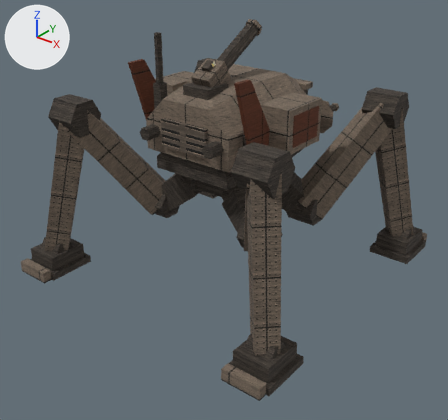
The glTF model art/models/funnel_web.glb, before and after one commit.
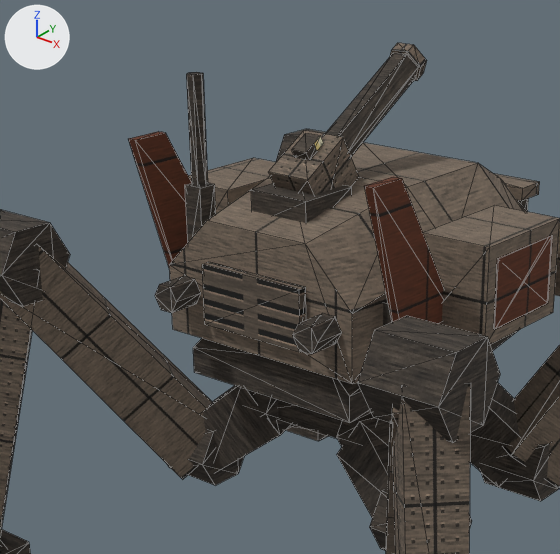
Each version is shown whole from a camera (50 mm lens) standing at (124.0, -159.9, 117.3) and looking at (3.3, -9.1, 23.8), then close up on the part from 16% to 72% of the width and 0% to 59% of the height. Lighting does not change. The marker at upper left points along +X, +Y and +Z. The first two pictures are the older version. The close-ups show mesh edges as thin lines. Where no turn or scale is listed for an object, it has been applied to the vertices. Vertices at exactly the same position are counted once.

The older version as bpy lines, for what is in view:
```python
me_fin = bpy.data.meshes.new('fin')
me_fin.from_pydata(...)  # 8 vertices, 12 faces; spans x -21.8..-20.4, y -26.0..-7.0, z 52.0..74.0
me_fin.materials.append(mat_livery_livery2)  # picture img_livery2
me_fin_001 = bpy.data.meshes.new('fin.001')
me_fin_001.from_pydata(...)  # 8 vertices, 12 faces; spans x 20.4..21.8, y -26.0..-7.0, z 52.0..74.0
me_fin_001.materials.append(mat_livery_livery2)  # picture img_livery2
me_lower_hull = bpy.data.meshes.new('lower_hull')
me_lower_hull.from_pydata(...)  # 24 vertices, 44 faces; spans x -16.0..16.0, y -22.0..30.0, z 39.0..52.0
me_lower_hull.materials.append(mat_steel_dark)  # picture img_dark
ob_fin = bpy.data.objects.new('fin', me_fin)
ob_fin.location = (0.0, 0.0, 0.0)
ob_fin_001 = bpy.data.objects.new('fin.001', me_fin_001)
ob_fin_001.location = (0.0, 0.0, 0.0)
ob_lower_hull = bpy.data.objects.new('lower_hull', me_lower_hull)
ob_lower_hull.location = (0.0, 0.0, 0.0)
# also in view: 'exhaust_stub.001' at (13.0, -26.5, 53.0); 'antenna' at (-14.0, -20.0, 75.0); 'upper_hull' at (0.0, 1.0, 56.0); 'hip_pin.002' at (-22.0, -14.0, 22.0); 'exhaust_grille' at (0.0, -24.6, 53.5)
```
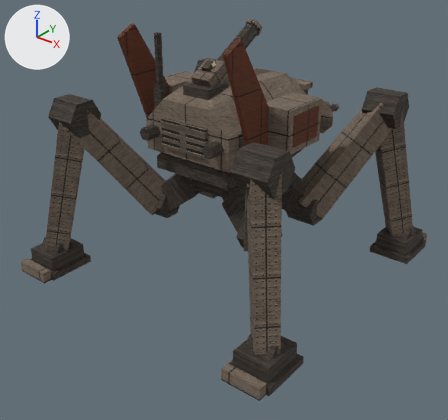
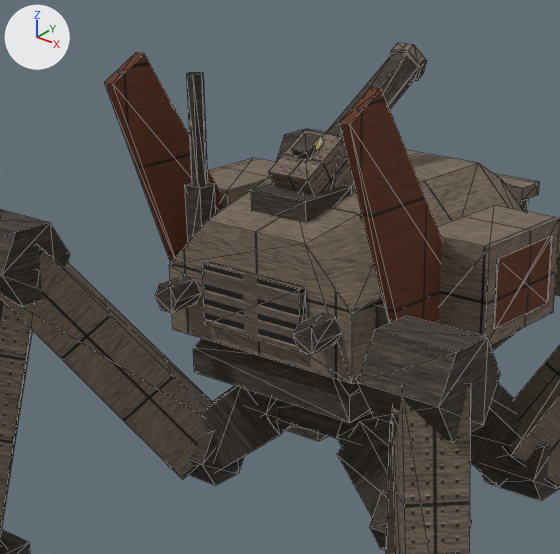
The change, as a diff of the scene's bpy script:
```diff
--- a/art/models/funnel_web.glb.py
+++ b/art/models/funnel_web.glb.py
@@ me_fin @@
 # used by ob_fin; location = (0.0, 0.0, 0.0)
-me_fin.from_pydata(...)  # 8 vertices, 12 faces; spans x -21.8..-20.4, y -26.0..-7.0, z 52.0..74.0
-me_fin.vertices[0].co = (-20.4, -7.0, 52.0)
-me_fin.vertices[1].co = (-20.4, -19.0, 52.0)
-me_fin.vertices[2].co = (-20.4, -26.0, 74.0)  # pixel (135, 140)
-me_fin.vertices[3].co = (-20.4, -20.0, 74.0)  # pixel (165, 132)
-me_fin.vertices[4].co = (-21.8, -7.0, 52.0)
-me_fin.vertices[5].co = (-21.8, -19.0, 52.0)
-me_fin.vertices[6].co = (-21.8, -26.0, 74.0)  # pixel (128, 138)
-me_fin.vertices[7].co = (-21.8, -20.0, 74.0)  # pixel (158, 131)
+me_fin.from_pydata(...)  # 8 vertices, 12 faces; spans x -21.3..-19.7, y -30.1..-2.5, z 52.0..85.6
+# me_fin part 1
+me_fin.vertices[0].co = (-19.7, -2.5, 52.0)
+me_fin.vertices[1].co = (-19.7, -18.7, 52.0)
+me_fin.vertices[2].co = (-19.7, -30.1, 82.4)  # pixel (112, 83)
+me_fin.vertices[3].co = (-19.7, -23.9, 85.6)  # pixel (144, 53)
+me_fin.vertices[4].co = (-21.3, -2.5, 52.0)
+me_fin.vertices[5].co = (-21.3, -18.7, 52.0)
+me_fin.vertices[6].co = (-21.3, -30.1, 82.4)  # pixel (104, 82)
+me_fin.vertices[7].co = (-21.3, -23.9, 85.6)  # pixel (136, 52)
 me_fin.materials.append(mat_livery_livery2)
@@ me_fin_001 @@
 # used by ob_fin_001; location = (0.0, 0.0, 0.0)
-me_fin_001.from_pydata(...)  # 8 vertices, 12 faces; spans x 20.4..21.8, y -26.0..-7.0, z 52.0..74.0
-me_fin_001.vertices[0].co = (20.4, -7.0, 52.0)
-me_fin_001.vertices[1].co = (20.4, -19.0, 52.0)
-me_fin_001.vertices[2].co = (20.4, -26.0, 74.0)  # pixel (364, 185)
-me_fin_001.vertices[3].co = (20.4, -20.0, 74.0)  # pixel (393, 176)
-me_fin_001.vertices[4].co = (21.8, -7.0, 52.0)
-me_fin_001.vertices[5].co = (21.8, -19.0, 52.0)
-me_fin_001.vertices[6].co = (21.8, -26.0, 74.0)  # pixel (373, 187)
-me_fin_001.vertices[7].co = (21.8, -20.0, 74.0)  # pixel (402, 178)
+me_fin_001.from_pydata(...)  # 8 vertices, 12 faces; spans x 19.7..21.3, y -30.1..-2.5, z 52.0..85.6
+# me_fin_001 part 2
+me_fin_001.vertices[0].co = (19.7, -2.5, 52.0)
+me_fin_001.vertices[1].co = (19.7, -18.7, 52.0)
+me_fin_001.vertices[2].co = (19.7, -30.1, 82.4)  # pixel (339, 122)
+me_fin_001.vertices[3].co = (19.7, -23.9, 85.6)  # pixel (370, 87)
+me_fin_001.vertices[4].co = (21.3, -2.5, 52.0)
+me_fin_001.vertices[5].co = (21.3, -18.7, 52.0)
+me_fin_001.vertices[6].co = (21.3, -30.1, 82.4)  # pixel (349, 124)
+me_fin_001.vertices[7].co = (21.3, -23.9, 85.6)  # pixel (381, 88)
 me_fin_001.materials.append(mat_livery_livery2)
```

Pixel boxes [x1, y1, x2, y2] of what changed, in the close-ups (560 x 554 px):
'fin.001', reshaped: before [364, 177, 443, 324]; after [339, 87, 442, 323]
'fin', reshaped: before [128, 132, 192, 269]; after [105, 53, 220, 263]
